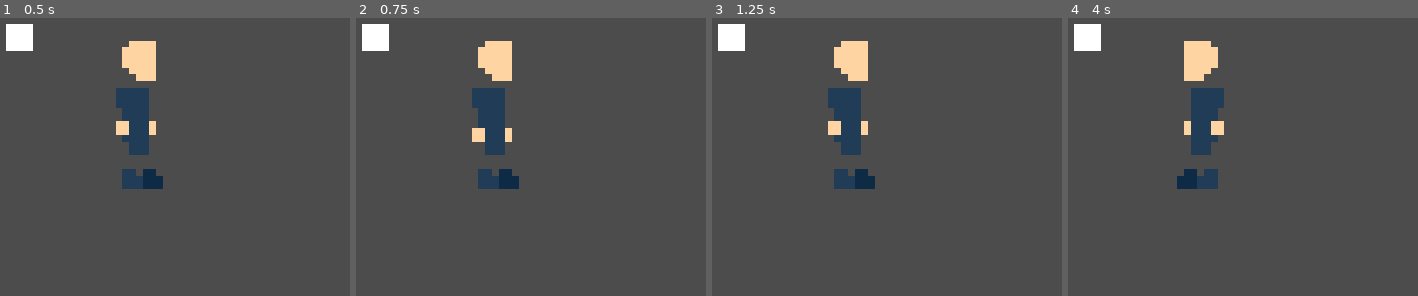
Above: before the commit, frames 1-4 (left to right).
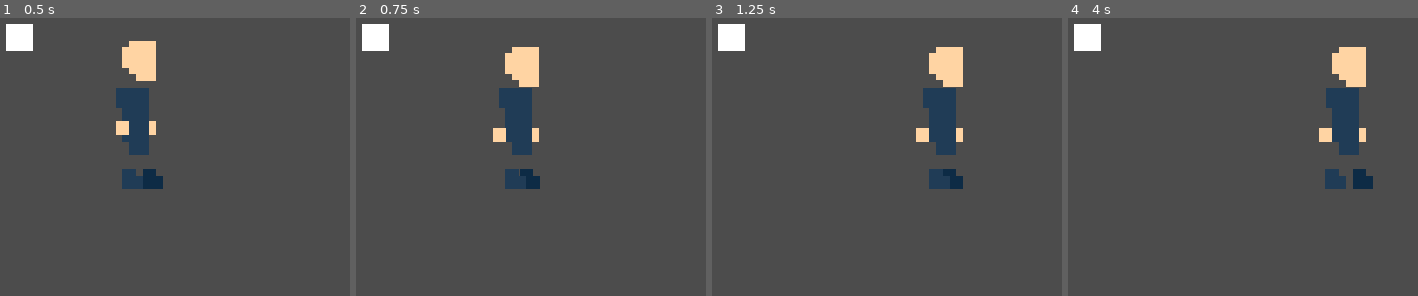
Above: after the commit, the same moments.

Repository: marco-vito/Low-Rez-Jam-2019
Game: Godot game, scene res://Test.tscn
Two runs of this game, one before a commit and one after it. Both use one fixed random seed, a clock stepped at 60 frames per second and the inputs below. This scene is started directly instead of the project's main scene.
Inputs:
- Up to frame 1 (0.5 s): no input
- Up to frame 2 (0.75 s): tap Enter at 0.5 s; hold Right (ui_right) from 0.53 s (still down); hold C (interact) from 0.53 s (still down)
- Up to frame 3 (1.25 s): keep holding Right (ui_right); keep holding C (interact)
- Up to frame 4 (4 s): release Right (ui_right) at 1.28 s; release C (interact) at 1.28 s; hold Down (ui_down) 1.28-2.03 s; tap C (interact) at 1.35, 2.85 s; hold Right (ui_right) 2.03-2.78 s; hold C (interact) 2.03-2.78 s; hold Up (ui_up) 2.78-3.53 s; hold Left (ui_left) from 3.53 s (still down); hold C (interact) from 3.53 s (still down)

Frame 1 is identical in both runs. In frame 2, 6.8% of the frame differs, in the area x 33-53%, y 8-62%; in frame 3, 8.1%; in frame 4, 8.2%, in the area x 31-88%, y 8-62%.

Commit message:
Fixed Player movement
We can move properly now

Diff:
--- a/Entities/Entity.gd
+++ b/Entities/Entity.gd
@@ -6,10 +6,10 @@
 var dirX = [0, 0, 16, -16]
 var dirY = [-16, 16, 0, 0]
 
-var directions = {"up": Vector2(0,-16),
-				"down": Vector2(0,16),
-				"left": Vector2(16,0),
-				"right": Vector2(-16,0)}
+var directions = {"up": Vector2(0,-1),
+				"down": Vector2(0,1),
+				"left": Vector2(1,0),
+				"right": Vector2(-1,0)}
 
 var direction = Vector2(0,0)
 
--- a/Entities/Player/Player.gd
+++ b/Entities/Player/Player.gd
@@ -25,22 +25,8 @@
 				area.get_owner().interact(self)
 
 func check_input():
-	if Input.is_action_pressed("ui_left"):
-		direction = directions["left"]
-		animDirection = "left"
-	elif Input.is_action_pressed("ui_right"):
-		direction = directions["right"]
-		animDirection = "right"
-	if Input.is_action_pressed("ui_up"):
-		direction = directions["up"]
-		animDirection = "right"
-	elif Input.is_action_pressed("ui_down"):
-		direction = directions["down"]
-		animDirection = "right"
-	else:
-		direction = Vector2(0,0)
-	if direction != Vector2(0,0):
-		print(direction)
+	direction.x = -int(Input.is_action_pressed("ui_left")) + int(Input.is_action_pressed("ui_right"))
+	direction.y = -int(Input.is_action_pressed("ui_up")) + int(Input.is_action_pressed("ui_down"))
 
 func check_movement():
 	if direction != Vector2(0,0):
